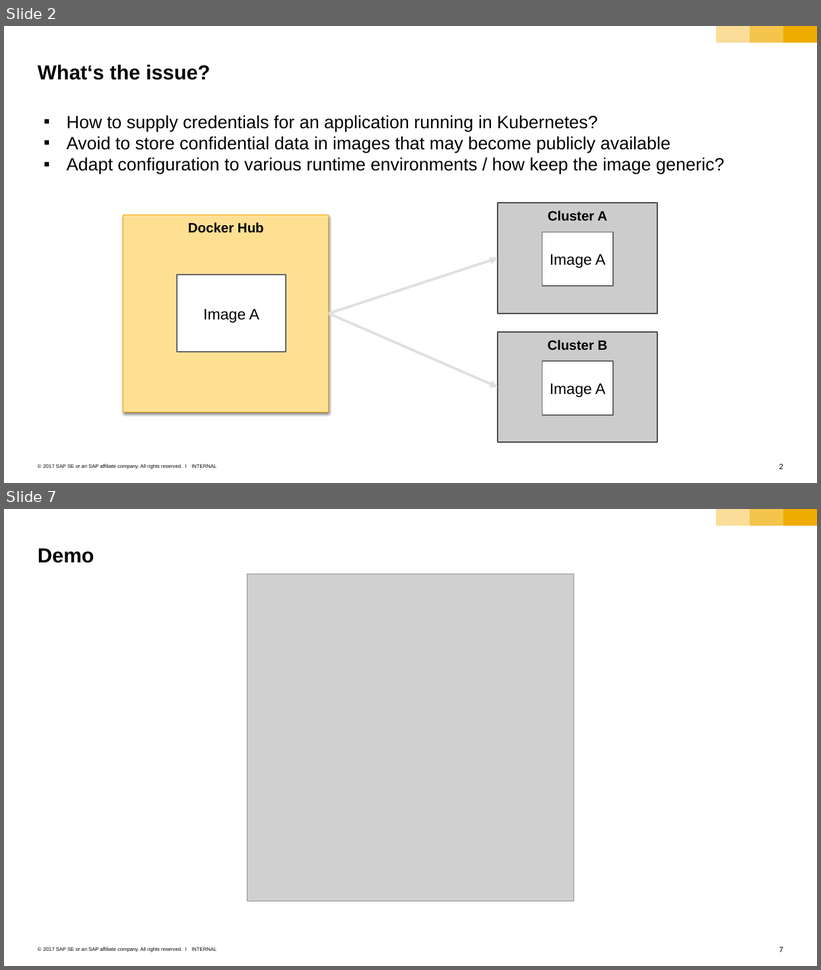
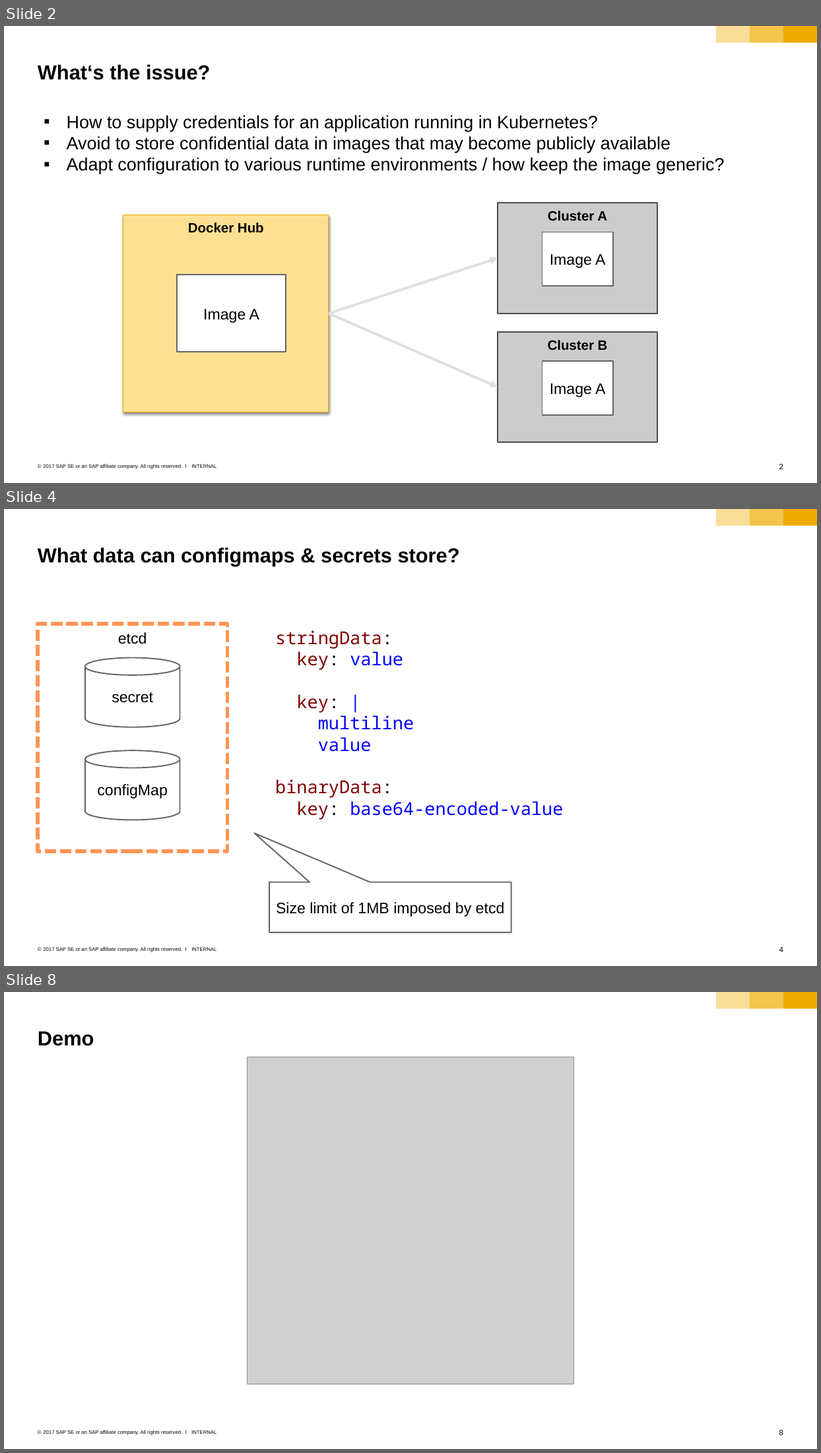
Before and after one commit to cuijiyao01/docker-k8s-training, a slide deck: kubernetes/07_configmap_secrets.pptx. Shown one above the other, each under a label of ours: slides 2 and 7 before the commit, slides 2, 4 and 8 after it; the slides between them are not shown. The pictures are 821x970 and 821x1453 pixels, drawn with LibreOffice and Linux fonts; fonts in the diff are those of the drawing; grey boxes stand for pictures. Boxes give left, top, right and bottom in pixels: in the first picture for what was removed or moved away, otherwise in the second. Text is boxed around its words. In the diff, an @@ line names an element or a change of style, - is before the commit and + after.

Commit message:
add string & binary data details

```diff
--- a/kubernetes/07_configmap_secrets.pptx
+++ b/kubernetes/07_configmap_secrets.pptx
@@ slide 4 added at [4,509,817,966], background #FFFFFF; not listed: 6 template elements that a slide beside it also shows @@
@@ title added at [38,547,460,566], 24 pt, text #000000, bold @@
+What data can configmaps & secrets store?
@@ rectangle added at [38,624,227,851], outline #FF9555 4.5 pt dashed, 18 pt, text #000000 @@
+etcd
@@ text added at [275,630,563,820], 21 pt, text #0000FF @@
+stringData:
+key: value
+key: |
+multiline
+value
+binaryData:
+key: base64-encoded-value
@@ cylinder added at [85,657,180,727], fill #FFFFFF, outline #666666 1.5 pt, 18 pt, text #000000 @@
+secret
@@ cylinder added at [85,751,180,820], fill #FFFFFF, outline #666666 1.5 pt, 18 pt, text #000000 @@
+configMap
@@ speech box added at [269,882,511,933], fill #FFFFFF, outline #666666 1.5 pt, 18 pt, text #000000 @@
+Size limit of 1MB imposed by etcd
@@ what was slide 7 is now slide 8 @@
@@ page number at [780,1430,783,1436]: text changed @@
-7
+8
```
Also in this commit, not shown: 4 slides changed, 2 other slides added, 1 slide removed.
